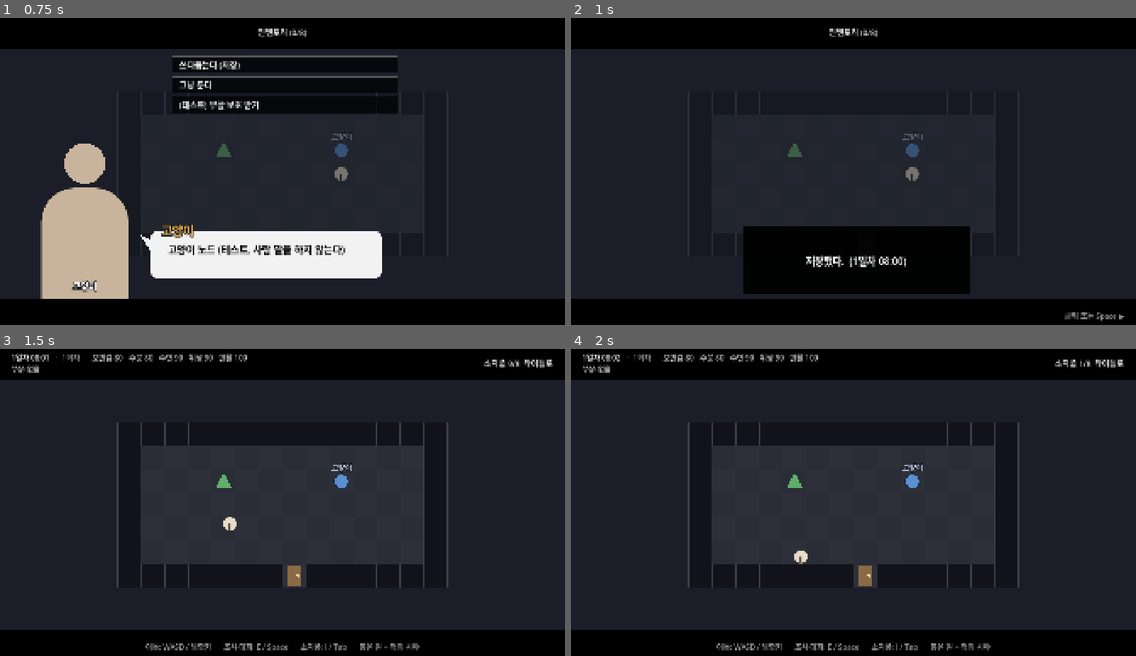
Above: before the commit, frames 1-4 (two rows, left to right).
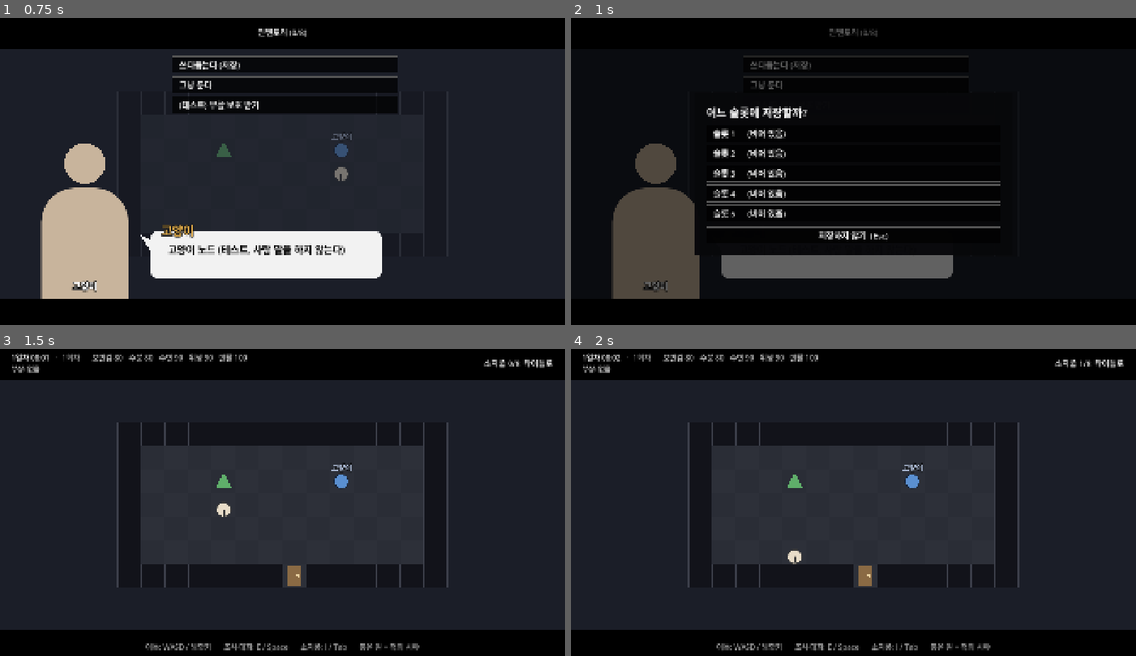
Above: after the commit, the same moments.

Repository: HomilBBANG/rt_Tevah
Game: Godot game, scene res://tests/basecamp_smoke.tscn
Two runs of this game, one before a commit and one after it. Both use one fixed random seed, a clock stepped at 60 frames per second and the inputs below. This scene is started directly instead of the project's main scene.
Inputs (mouse positions are in pixels of both pictures, inside the frame that each line leads up to):
- Up to frame 1 (0.75 s): tap Enter (ui_accept) at 0.5 s; move the mouse to (406, 159) at 0.52 s; hold D (dodge_right) from 0.53 s (still down); hold E (interact) from 0.53 s (still down); click (406, 159) at 0.67 s
- Up to frame 2 (1 s): keep holding D (dodge_right); keep holding E (interact); tap Enter (ui_accept) at 0.77 s
- Up to frame 3 (1.5 s): move the mouse to (169, 520) at 1.27 s; release D (dodge_right) at 1.28 s; release E (interact) at 1.28 s; hold S (dodge_down) from 1.28 s (still down); tap Space at 1.35 s; click (169, 520) at 1.42 s
- Up to frame 4 (2 s): keep holding S (dodge_down); tap Enter (ui_accept) at 1.52 s

Frame 1 is identical in both runs. In frame 2, 33% of the frame differs, in the area x 7-98%, y 3-99%; in frame 3, 0.2%; in frame 4, 0.1%.

Commit message:
Multiple save slots (5), chosen on every save
- SaveManager: run_<n>.json slots with meta (day, time, run, saved at),
  latest_slot(), migration of the old run.json to slot 1
- ui/save_slot_picker: save mode (overwrite needs a second press, 'don't
  save' option) and load mode; keyboard ↑↓ Enter Esc
- Sleeping and the cat's save effect open the picker; the title's
  Continue opens it in load mode
- Config save_slots = 5

Co-Authored-By: Claude Opus 5.5 <noreply@anthropic.com>

Diff:
--- a/autoload/save_manager.gd
+++ b/autoload/save_manager.gd
@@ -2,13 +2,14 @@
 ## user:// 에 월드 상태 파일 1개 + 에피소드별 진행 파일을 따로 저장한다.
 ##   user://saves/world.json            월드 플래그
 ##   user://saves/episode_<id>.json     진행 중인 에피소드 (노드·스탯·인벤토리·에피소드 플래그)
-##   user://saves/run.json              탐험 회차 (베이스캠프에서만 저장. 사망해도 지우지 않음 — 다음 저장 때 덮어씀)
+##   user://saves/run_<1~5>.json        탐험 회차 저장 슬롯 (베이스캠프에서만, 저장할 때마다 슬롯 선택. 사망해도 지우지 않음)
 ## 엔딩에 도달하면 해당 에피소드 진행 파일은 지운다.
 
 var save_dir := "user://saves/"   # 테스트에서 바꿔 쓴다
 
 
 func _ready() -> void:
+	_migrate_old_save()
 	load_world()
 
 
@@ -60,12 +61,40 @@
 
 
 # ---------------------------------------------------------------- 탐험 회차 (§11, §13)
-func run_path() -> String:
-	return save_dir + "run.json"
+## 저장 슬롯 1 ~ save_slots. 저장할 때마다 슬롯을 고른다 (잠·고양이). 0 은 '아무 슬롯'.
+func slot_count() -> int:
+	return maxi(1, DataLoader.get_config_int("save_slots", 5))
 
 
-func has_run_save() -> bool:
-	return FileAccess.file_exists(run_path())
+func slot_path(slot: int) -> String:
+	return save_dir + "run_%d.json" % slot
+
+
+func has_run_save(slot := 0) -> bool:
+	if slot > 0:
+		return FileAccess.file_exists(slot_path(slot))
+	for i in range(1, slot_count() + 1):
+		if FileAccess.file_exists(slot_path(i)):
+			return true
+	return false
+
+
+## 슬롯 목록 표시용: { day, time, map_id, run_count, saved_at, saved_unix } (비었으면 {})
+func slot_info(slot: int) -> Dictionary:
+	var d = _read(slot_path(slot)) if has_run_save(slot) else null
+	return d.get("meta", {}) if d is Dictionary else {}
+
+
+## 가장 최근에 저장한 슬롯 (없으면 0)
+func latest_slot() -> int:
+	var best := 0
+	var best_t := -1.0
+	for i in range(1, slot_count() + 1):
+		var t := float(slot_info(i).get("saved_unix", -1.0))
+		if t > best_t:
+			best = i
+			best_t = t
+	return best
 
 
 ## 탐험 회차는 베이스캠프에서만 저장할 수 있다 (§13)
@@ -74,16 +103,32 @@
 
 
 ## can_save_run() 을 확인한 뒤 부른다
-func save_run() -> void:
-	_write(run_path(), GameState.run_to_dict())
+func save_run(slot: int) -> void:
+	var d := GameState.run_to_dict()
+	d.meta = {"day": GameState.day(), "time": GameState.clock_text(), "map_id": GameState.current_map,
+		"run_count": GameState.run_count, "saved_at": Time.get_datetime_string_from_system(false, true),
+		"saved_unix": Time.get_unix_time_from_system()}
+	_write(slot_path(slot), d)
 
 
-func load_run() -> bool:
-	var d = _read(run_path())
+func load_run(slot: int) -> bool:
+	var d = _read(slot_path(slot))
 	if not d is Dictionary or not DataLoader.maps.has(d.get("current_map", "")):
 		return false
 	GameState.run_from_dict(d)
 	return true
+
+
+func delete_run_save(slot: int) -> void:
+	if has_run_save(slot):
+		DirAccess.remove_absolute(slot_path(slot))
+
+
+## 슬롯 도입 전 저장(run.json)은 빈 슬롯 1로 옮긴다
+func _migrate_old_save() -> void:
+	var old := save_dir + "run.json"
+	if FileAccess.file_exists(old) and not FileAccess.file_exists(slot_path(1)):
+		DirAccess.rename_absolute(old, slot_path(1))
 
 
 ## 새 회차: 회차 수를 늘리고 처음 상태로 (월드 상태 유지). 저장 슬롯은 지우지 않고, 새 회차에서 저장하면 덮어쓴다.
@@ -104,11 +149,6 @@
 	GameState.death_count += 1
 	GameState.restore_after_revival()
 	save_world()
-
-
-func delete_run_save() -> void:
-	if has_run_save():
-		DirAccess.remove_absolute(run_path())
 
 
 ## 모든 저장 삭제 (테스트·초기화용)
--- a/autoload/story_runner.gd
+++ b/autoload/story_runner.gd
@@ -19,6 +19,9 @@
 signal dialogue_ended
 ## 인벤토리가 가득 참: UI는 버릴 칸을 고르게 하고 choose_discard(slot 또는 -1)을 호출해야 한다.
 signal inventory_full(item_id: String, amount: int)
+## 효과 save: 저장할 슬롯을 물어봄. 화면은 슬롯 선택 창을 띄우고 choose_save_slot(슬롯 또는 -1)을 부른다.
+signal save_slot_requested
+signal _save_slot_chosen(slot: int)
 ## 주사위 판정 결과 (dice_preview() 내용 + roll, total, success, critical). 효과 적용 전에 발신.
 ## critical: "success"(20, 대성공) / "fail"(1, 대실패) / "" — 1·20 은 합계와 무관하게 결과가 정해진다.
 signal dice_rolled(result: Dictionary)
@@ -29,6 +32,8 @@
 var busy := false    # 효과 처리 중 (입력 무시)
 ## 테스트용: 비어 있지 않으면 주사위 대신 앞에서부터 꺼내 쓴다.
 var forced_rolls: Array[int] = []
+## 테스트용: 0 보다 크면 슬롯을 묻지 않고 이 슬롯에 저장
+var save_slot_override := 0
 var ended := false
 ## "episode" = 에피소드 진행 (엔딩·스탯 규칙·자동 저장) / "field" = 탐험 중 NPC 대화 (EXIT 로 끝)
 var mode := "episode"
@@ -329,17 +334,29 @@
 			"goto":
 				redirect = e.id
 			"save":
-				_save_run()
+				await _save_run()
 	return redirect
 
 
 ## 효과 save: 베이스캠프에서만 회차 저장 (고양이에게 저장하기 등)
 func _save_run() -> void:
-	if SaveManager.can_save_run():
-		SaveManager.save_run()
-		message.emit("저장했다.  (%d일차 %s)" % [GameState.day(), GameState.clock_text()])
+	if not SaveManager.can_save_run():
+		message.emit("여기서는 저장할 수 없다.")
+		return
+	var slot := save_slot_override
+	if slot <= 0:
+		save_slot_requested.emit()
+		slot = await _save_slot_chosen
+	if slot > 0:
+		SaveManager.save_run(slot)
+		message.emit("슬롯 %d 에 저장했다.  (%d일차 %s)" % [slot, GameState.day(), GameState.clock_text()])
 	else:
-		message.emit("여기서는 저장할 수 없다.")
+		message.emit("저장하지 않았다.")
+
+
+## 저장 슬롯 선택 결과 (-1 = 저장 안 함). save_slot_requested 를 받은 뒤 호출.
+func choose_save_slot(slot: int) -> void:
+	_save_slot_chosen.emit(slot)
 
 
 func _give_item(item_id: String, amount: int) -> void:
--- a/data/config.json
+++ b/data/config.json
@@ -25,5 +25,6 @@
  "time_scale": 2,
  "start_hour": 8,
  "sleep_max_hours": 12,
- "sleep_default_hours": 8
+ "sleep_default_hours": 8,
+ "save_slots": 5
 }
--- a/scenes/field/field.gd
+++ b/scenes/field/field.gd
@@ -17,6 +17,7 @@
 const CombatScene = preload("res://scenes/combat.tscn")
 const DialogueScene = preload("res://scenes/main_play.tscn")
 const ChoiceButton = preload("res://ui/choice_button.gd")
+const SlotPicker = preload("res://ui/save_slot_picker.gd")
 const NpcScript = preload("res://scenes/field/field_npc.gd")
 const PlayerScript = preload("res://scenes/field/field_player.gd")
 const EnemyScript = preload("res://scenes/field/field_enemy.gd")
@@ -61,6 +62,7 @@
 	StoryRunner.enter_field()
 	StoryRunner.message.connect(_on_story_message)
 	StoryRunner.inventory_full.connect(_on_inventory_full)
+	StoryRunner.save_slot_requested.connect(_on_save_slot_requested)
 	GameState.survival_changed.connect(_update_hud)
 	GameState.clock_changed.connect(_update_hud)
 	GameState.clock_changed.connect(_refresh_presence)
@@ -74,7 +76,8 @@
 
 
 func _exit_tree() -> void:
-	for pair in [[StoryRunner.message, _on_story_message], [StoryRunner.inventory_full, _on_inventory_full]]:
+	for pair in [[StoryRunner.message, _on_story_message], [StoryRunner.inventory_full, _on_inventory_full],
+			[StoryRunner.save_slot_requested, _on_save_slot_requested]]:
 		if pair[0].is_connected(pair[1]):
 			pair[0].disconnect(pair[1])
 
@@ -501,17 +504,37 @@
 	_build_camp_buttons()
 
 
-## hours 시간 잔다: 1시간마다 시간이 흐르고 effects 적용. 자고 나면 저장 (베이스캠프 §13).
+## hours 시간 잔다: 1시간마다 시간이 흐르고 effects 적용. 자고 나면 슬롯을 골라 저장 (베이스캠프 §13).
 func sleep_hours(a: Dictionary, hours: int) -> void:
 	for i in hours:
 		GameState.advance_time(60)
 		await _run_effects(a.effects)
 	var result := "%d시간 잤다.  %d일차 %s" % [hours, GameState.day(), GameState.clock_text()]
+	%CampResult.text = result
 	if SaveManager.can_save_run():
-		SaveManager.save_run()
-		result += "  —  저장했다."
+		var slot := await ask_save_slot()
+		if slot > 0:
+			SaveManager.save_run(slot)
+			result += "  —  슬롯 %d 에 저장했다." % slot
+		else:
+			result += "  —  저장하지 않았다."
 	%CampResult.text = result
 	_build_camp_buttons()
+
+
+## 저장 슬롯 선택 창을 (대화 화면 위에도) 띄우고 고른 슬롯을 돌려준다. -1 = 저장 안 함
+func ask_save_slot() -> int:
+	var picker := SlotPicker.new()
+	%Overlay.add_child(picker)
+	picker.open("save")
+	var slot: int = await picker.chosen
+	picker.queue_free()
+	return slot
+
+
+## 대화 효과 save (고양이 등): 슬롯을 골라 StoryRunner 에 돌려준다
+func _on_save_slot_requested() -> void:
+	StoryRunner.choose_save_slot(await ask_save_slot())
 
 
 func _close_camp() -> void:
--- a/scenes/title.gd
+++ b/scenes/title.gd
@@ -1,20 +1,32 @@
 extends Control
-## 타이틀. 새 회차 / 이어하기(베이스캠프에서 마지막으로 저장한 회차) / 프로토타입 테스트
+## 타이틀. 새 회차 / 이어하기(슬롯 선택) / 프로토타입 테스트
 
 const FIELD := "res://scenes/field/field.tscn"
+const SlotPicker = preload("res://ui/save_slot_picker.gd")
 
 
 func _ready() -> void:
 	var has_save := SaveManager.has_run_save()
 	%ContinueButton.disabled = not has_save
-	%RunInfo.text = "지금까지 %d번 부활했다." % GameState.run_count if GameState.run_count > 0 else ""
+	%RunInfo.text = "%d회차 · 사망 %d번" % [GameState.run_count, GameState.death_count] if GameState.run_count > 0 else ""
 	%NewRunButton.pressed.connect(func():
 		SaveManager.begin_run()
 		get_tree().change_scene_to_file(FIELD))
-	%ContinueButton.pressed.connect(func():
-		if SaveManager.load_run():
-			get_tree().change_scene_to_file(FIELD))
+	%ContinueButton.pressed.connect(_continue)
 	%StartButton.pressed.connect(func(): get_tree().change_scene_to_file("res://scenes/episode_select.tscn"))
 	%CombatButton.pressed.connect(func(): get_tree().change_scene_to_file("res://scenes/combat.tscn"))
 	%QuitButton.pressed.connect(func(): get_tree().quit())
 	(%ContinueButton if has_save else %NewRunButton).grab_focus()
+
+
+## 이어하기: 불러올 슬롯 고르기
+func _continue() -> void:
+	var picker := SlotPicker.new()
+	add_child(picker)
+	picker.open("load")
+	var slot: int = await picker.chosen
+	picker.queue_free()
+	if slot > 0 and SaveManager.load_run(slot):
+		get_tree().change_scene_to_file(FIELD)
+	else:
+		%ContinueButton.grab_focus()
--- a/tests/basecamp_smoke.gd
+++ b/tests/basecamp_smoke.gd
@@ -33,12 +33,14 @@
 	await _snap("cat")
 	_find_button(dlg, "쓰다듬는다 (저장)").pressed.emit()
 	await _wait(0.2)
-	check(SaveManager.has_run_save(), "고양이를 쓰다듬어 저장")
+	check(_picker() != null, "고양이에게 저장 → 슬롯 선택 창")
+	await _snap("slot_picker")
+	await _press_prefix("슬롯 1 ")
+	check(SaveManager.has_run_save(1) and _picker() == null, "슬롯 1 에 저장")
 	await _snap("cat_saved")
 	dlg.advance()
 	await _wait(0.2)
 	check(f._dialogue_ui == null and not f.frozen, "'저장했다' 보여준 뒤 필드로")
-	SaveManager.delete_run_save()
 
 	# 거점 메뉴
 	_teleport(4, 3)   # 거점 (4,2) 아래
@@ -71,7 +73,9 @@
 	await _wait(0.3)
 	var hhmm := GameState.clock_text()
 	check(hhmm.begins_with("16:"), "8시간 잠 → 16시대 (%s)" % hhmm)
-	check(SaveManager.has_run_save() and "저장했다" in f.get_node("%CampResult").text, "고양이가 있어도 잠자면 저장")
+	check(_picker() != null, "자고 나면 슬롯 선택 창 (고양이가 있어도)")
+	await _press_prefix("저장하지 않기")
+	check(not SaveManager.has_run_save(2) and "저장하지 않았다" in f.get_node("%CampResult").text, "저장하지 않기")
 	check(not f.npcs[0].active and not f.npcs[0].node.visible, "16시 → 고양이 떠남 (루틴 밖)")
 	await _snap("camp_menu_cat_gone")
 	await _press_button("잠자기  (1시간 단위)")
@@ -80,6 +84,11 @@
 	await _press_button("잠들기")
 	await _wait(0.3)
 	check(GameState.clock_text().begins_with("20:") and f.npcs[0].active and f.npcs[0].node.visible, "4시간 더 → 20시대, 고양이 돌아옴")
+	await _press_prefix("슬롯 1 ")
+	check(_picker() != null and _find_prefix(f, "슬롯 1 ").text.ends_with("다시 누르면 덮어씀"), "이미 쓴 슬롯 → 한 번 더 눌러야 덮어씀")
+	await _press_prefix("슬롯 1 ")
+	check(_picker() == null and SaveManager.slot_info(1).time == GameState.clock_text() and "슬롯 1 에 저장했다" in f.get_node("%CampResult").text,
+		"슬롯 1 덮어쓰기")
 	var saved_at := GameState.clock_text()
 	await _press_button("닫기")
 	await _snap("cat_back")
@@ -125,7 +134,7 @@
 	# 저장 안 하고 종료 → 이어하기는 마지막 베이스캠프 저장 (16:30, 통조림 없음)
 	f.queue_free()
 	await _wait(0.1)
-	check(SaveManager.load_run(), "이어하기")
+	check(SaveManager.latest_slot() == 1 and SaveManager.load_run(1), "이어하기 (슬롯 1)")
 	check(GameState.current_map == "basecamp" and GameState.clock_text() == saved_at and GameState.item_count("food") == 0,
 		"마지막 저장(베이스캠프에서 자고 일어난 %s)으로 돌아감" % saved_at)
 
@@ -151,6 +160,29 @@
 
 
 ## 키를 눌렀다 뗀다 (떼지 않으면 move_* 가 계속 눌린 상태로 남는다)
+func _picker() -> Node:
+	for c in f.get_node("%Overlay").get_children():
+		if c is Control and c.has_signal("chosen") and c.visible and not c.is_queued_for_deletion():
+			return c
+	return null
+
+
+func _find_prefix(root: Node, prefix: String) -> Button:
+	for c in root.find_children("*", "Button", true, false):
+		if c.text.begins_with(prefix) and c.is_visible_in_tree():
+			return c
+	return Button.new()
+
+
+func _press_prefix(prefix: String) -> void:
+	var b := _find_prefix(f, prefix)
+	if not b.is_inside_tree():
+		check(false, "버튼 없음: " + prefix)
+	else:
+		b.pressed.emit()
+	await _wait(0.2)
+
+
 func _keys(action: String, times: int) -> void:
 	for i in times:
 		_press(action)
--- a/tests/test_survival.gd
+++ b/tests/test_survival.gd
@@ -70,25 +70,45 @@
 	var cat_r: Array = cat.schedule.map(func(r): return [int(r[0]), int(r[1])])   # JSON 숫자는 float
 	check(cat_r == [[360, 720], [1200, 1380]], "더미 고양이 루틴 06:00-12:00, 20:00-23:00")
 
-	# ---------- 효과 save: 베이스캠프에서만
+	# ---------- 효과 save: 베이스캠프에서만 (슬롯은 테스트에서 1로 고정)
+	StoryRunner.save_slot_override = 1
 	messages.clear()
 	GameState.current_map = "test_field"
 	await StoryRunner.run_effects("save")
 	check(not SaveManager.has_run_save() and messages.has("여기서는 저장할 수 없다."), "탐험 지역에서는 save 효과로 저장 안 됨")
 	GameState.current_map = "basecamp"
 	await StoryRunner.run_effects("save")
-	check(SaveManager.has_run_save() and messages.any(func(m): return m.begins_with("저장했다")), "베이스캠프에서는 save 효과로 저장")
+	check(SaveManager.has_run_save(1) and messages.any(func(m): return m.begins_with("슬롯 1 에 저장했다")), "베이스캠프에서는 save 효과로 슬롯에 저장")
+	StoryRunner.save_slot_override = 0
+
+	# ---------- 저장 슬롯
+	check(SaveManager.slot_count() == 5, "슬롯 5개 (Config save_slots)")
+	GameState.advance_time(60)
+	SaveManager.save_run(3)
+	var info := SaveManager.slot_info(3)
+	check(info.time == GameState.clock_text() and int(info.run_count) == GameState.run_count and info.saved_at != "",
+		"슬롯 정보: 시각·회차·저장한 때 (%s)" % [info])
+	check(SaveManager.slot_info(2).is_empty() and not SaveManager.has_run_save(2), "빈 슬롯")
+	check(SaveManager.latest_slot() == 3, "가장 최근 저장 = 슬롯 3")
+	SaveManager.delete_run_save(3)
+	# 슬롯 도입 전 저장(run.json) → 빈 슬롯 1 로 옮김
+	SaveManager.delete_run_save(1)
+	var fa := FileAccess.open(SaveManager.save_dir + "run.json", FileAccess.WRITE)
+	fa.store_string(JSON.stringify(GameState.run_to_dict()))
+	fa.close()
+	SaveManager._migrate_old_save()
+	check(SaveManager.has_run_save(1) and not FileAccess.file_exists(SaveManager.save_dir + "run.json"), "예전 run.json → 슬롯 1")
 
 	# ---------- 저장 → 불러오기
 	GameState.player_body.left_arm.hp = 0
 	GameState.player_body.left_arm.broken = true
 	GameState.field_mark("test_field", "removed", "fo_enemy1")
 	GameState.set_flag("showed_knife", true)
-	SaveManager.save_run()
+	SaveManager.save_run(1)
 	var snap := GameState.run_to_dict()
 	GameState.reset_run()
 	check(not GameState.player_body.left_arm.broken, "reset 후 몸 새로")
-	check(SaveManager.load_run(), "회차 불러오기")
+	check(SaveManager.load_run(1), "회차 불러오기")
 	var now := GameState.run_to_dict()
 	var surv_same := true
 	for k in snap.survival:
@@ -138,7 +158,7 @@
 	SaveManager.begin_run()
 	check(GameState.run_count == 2 and GameState.item_count("food") == 0, "2회차: 소지품 초기화")
 	check(SaveManager.has_run_save(), "새 회차를 시작해도 저장 슬롯은 남음 (다음 저장 때 덮어씀)")
-	check(SaveManager.load_run() and GameState.run_count == 2 and GameState.current_map == "basecamp",
+	check(SaveManager.load_run(1) and GameState.run_count == 2 and GameState.current_map == "basecamp",
 		"사망 뒤에도 마지막 저장을 불러올 수 있음")
 
 	SaveManager.delete_all()
--- /dev/null
+++ b/ui/save_slot_picker.gd
@@ -0,0 +1,101 @@
+extends Control
+## 저장 슬롯 선택 창 (화면 위에 겹쳐 띄움). open("save") / open("load") 후 chosen 을 기다린다.
+##   save: 모든 슬롯 선택 가능. 이미 쓴 슬롯은 한 번 더 눌러야 덮어쓴다. 취소 = "저장하지 않기"
+##   load: 저장된 슬롯만 선택 가능
+## 키보드: ↑↓ 이동, Enter/Space 선택, Esc 취소
+
+signal chosen(slot: int)   # 1 ~ N, -1 = 취소
+
+const ChoiceButton = preload("res://ui/choice_button.gd")
+
+var mode := "save"
+var _armed := 0            # 덮어쓰기 확인 중인 슬롯
+var _title: Label
+var _list: VBoxContainer
+var _cancel: Button
+
+
+func _init() -> void:
+	set_anchors_preset(PRESET_FULL_RECT)
+	mouse_filter = MOUSE_FILTER_STOP
+	var dim := ColorRect.new()
+	dim.color = Color(0, 0, 0, 0.6)
+	dim.set_anchors_preset(PRESET_FULL_RECT)
+	add_child(dim)
+	var center := CenterContainer.new()
+	center.set_anchors_preset(PRESET_FULL_RECT)
+	add_child(center)
+	var panel := PanelContainer.new()
+	var sb := StyleBoxFlat.new()
+	sb.bg_color = Color(0.03, 0.03, 0.04, 0.97)
+	sb.border_color = Color(0.4, 0.4, 0.42)
+	sb.set_border_width_all(2)
+	sb.set_content_margin_all(40)
+	panel.add_theme_stylebox_override("panel", sb)
+	center.add_child(panel)
+	var box := VBoxContainer.new()
+	box.custom_minimum_size.x = 1000
+	box.add_theme_constant_override("separation", 17)
+	panel.add_child(box)
+	_title = Label.new()
+	_title.add_theme_font_size_override("font_size", 37)
+	box.add_child(_title)
+	_list = VBoxContainer.new()
+	_list.add_theme_constant_override("separation", 10)
+	box.add_child(_list)
+	_cancel = ChoiceButton.new()
+	_cancel.alignment = HORIZONTAL_ALIGNMENT_CENTER
+	_cancel.pressed.connect(_done.bind(-1))
+	box.add_child(_cancel)
+
+
+func open(m: String) -> void:
+	mode = m
+	_armed = 0
+	_title.text = "어느 슬롯에 저장할까?" if mode == "save" else "불러올 슬롯을 고르세요"
+	_cancel.text = "저장하지 않기  (Esc)" if mode == "save" else "취소  (Esc)"
+	_refresh()
+	show()
+	for b in _list.get_children():
+		if not b.disabled:
+			b.grab_focus.call_deferred()
+			break
+
+
+func _refresh(focus_slot := 0) -> void:
+	for c in _list.get_children():
+		_list.remove_child(c)
+		c.queue_free()
+	for i in range(1, SaveManager.slot_count() + 1):
+		var info := SaveManager.slot_info(i)
+		var b := ChoiceButton.new()
+		var desc := "(비어 있음)"
+		if not info.is_empty():
+			desc = "%d일차 %s   ·   %d회차   ·   저장 %s" % [int(info.day), info.time, int(info.run_count), str(info.saved_at).substr(0, 16)]
+		b.text = "슬롯 %d      %s" % [i, desc]
+		if i == _armed:
+			b.text += "      ← 다시 누르면 덮어씀"
+		b.disabled = mode == "load" and info.is_empty()
+		b.pressed.connect(_on_slot.bind(i))
+		_list.add_child(b)
+		if i == focus_slot:
+			b.grab_focus.call_deferred()
+
+
+func _on_slot(slot: int) -> void:
+	if mode == "save" and SaveManager.has_run_save(slot) and _armed != slot:
+		_armed = slot
+		_refresh(slot)
+		return
+	_done(slot)
+
+
+func _unhandled_input(event: InputEvent) -> void:
+	if visible and event.is_action_pressed("ui_cancel"):
+		_done(-1)
+		get_viewport().set_input_as_handled()
+
+
+func _done(slot: int) -> void:
+	hide()
+	chosen.emit(slot)
Not shown, changed: CLAUDE.md
Not shown, changed: tools/sheets/content.xlsx
